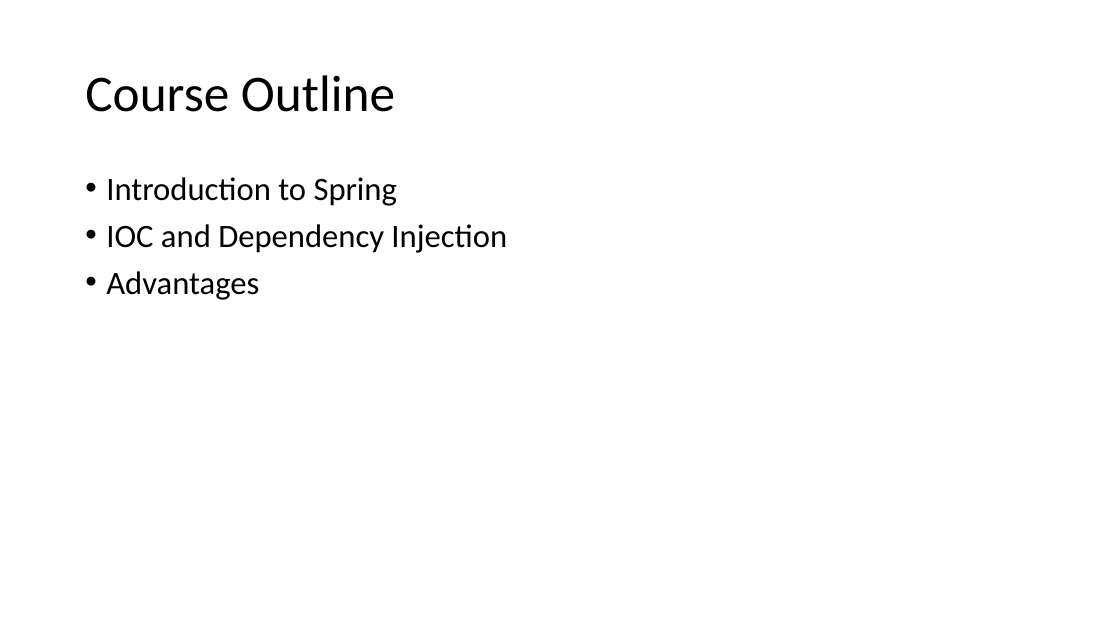
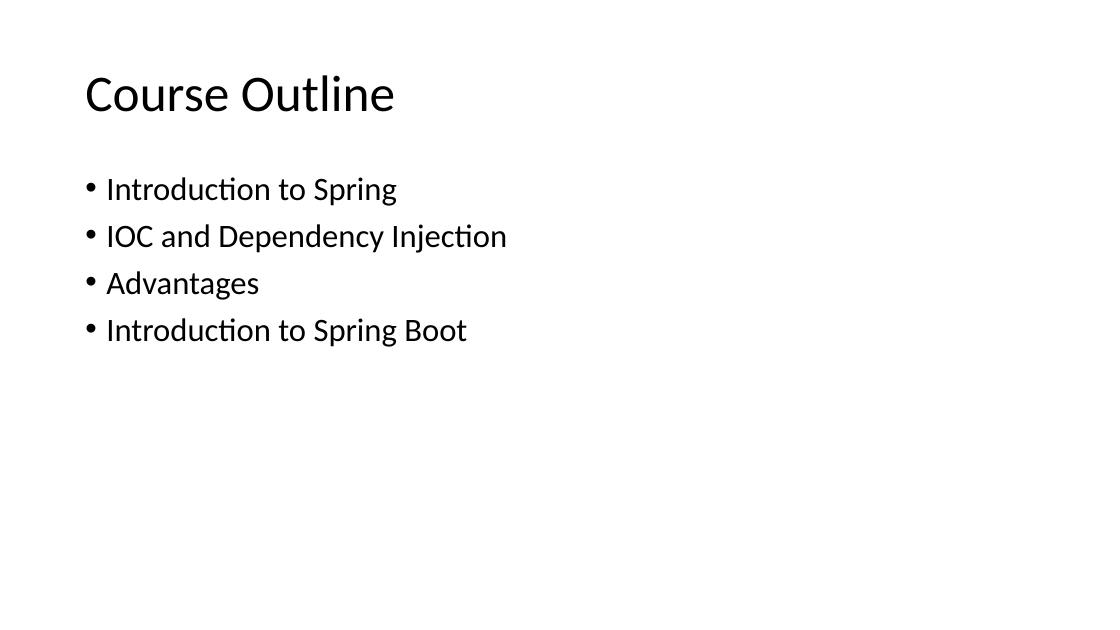
Before and after one commit to raghuprasadks/acharyafullstackfdp, a slide deck: slide 3 of day2/Spring.pptx. Drawn at 1120x630 pixels with LibreOffice and Linux fonts; fonts in the diff are those of the drawing. Boxes give left, top, right and bottom in pixels: in the first picture for what was removed or moved away, otherwise in the second. Text is boxed around its words. In the diff, an @@ line names an element or a change of style, - is before the commit and + after.

```diff
--- a/day2/Spring.pptx
+++ b/day2/Spring.pptx
@@ text at bbox=[106, 318, 467, 347]: paragraph added @@
+• Introduction to Spring Boot
```
Also in this commit, not shown: 2 other slides changed, 6 slides added, 6 other files.
